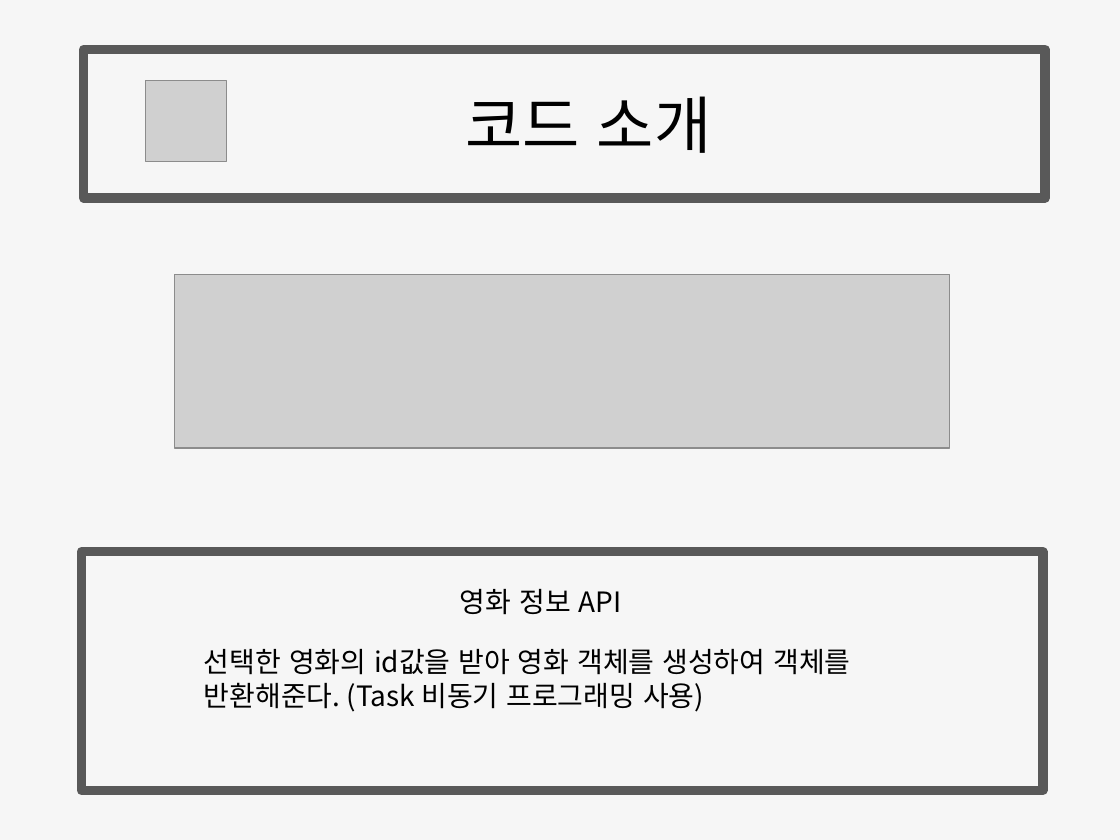
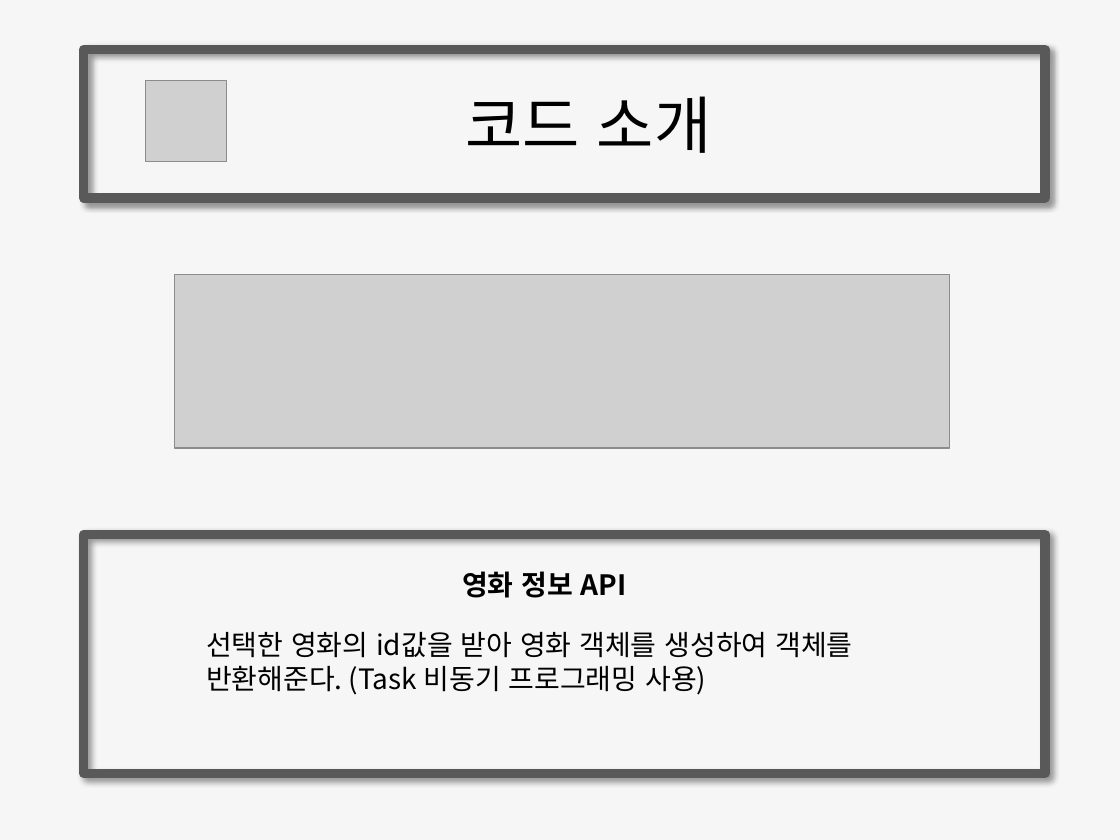
Before and after one commit to Yorgos7784/SW_Lesson, a slide deck: slide 7 of Portfolio/ppt/movieProgram.pptx. Drawn at 1120x840 pixels with LibreOffice and Linux fonts; fonts in the diff are those of the drawing; grey boxes stand for pictures. Boxes give left, top, right and bottom in pixels: in the first picture for what was removed or moved away, otherwise in the second. Text is boxed around its words. In the diff, an @@ line names an element or a change of style, - is before the commit and + after.

```diff
--- a/Portfolio/ppt/movieProgram.pptx
+++ b/Portfolio/ppt/movieProgram.pptx
@@ rectangle at (84,49,1045,198): shadow on @@
@@ rectangle at (84,534,1045,773): shadow on @@
@@ rectangle: place and size @@
-rectangle at (82,552,1043,791)
+rectangle at (84,534,1045,773)
@@ text "영화 정보 API": place and size @@
-text "영화 정보 API" at (460,589,622,615)
+text "영화 정보 API" at (462,571,627,598)
@@ text "영화 정보 API" at (462,571,627,598): bold on @@
@@ text "선택한 영화의 id값을 받아 영화 ...": place and size @@
-text "선택한 영화의 id값을 받아 영화 ..." at (204,649,850,712)
+text "선택한 영화의 id값을 받아 영화 ..." at (206,632,852,695)
```
Also in this commit, not shown: 5 other slides changed, 8 slides added, 20 other files.
